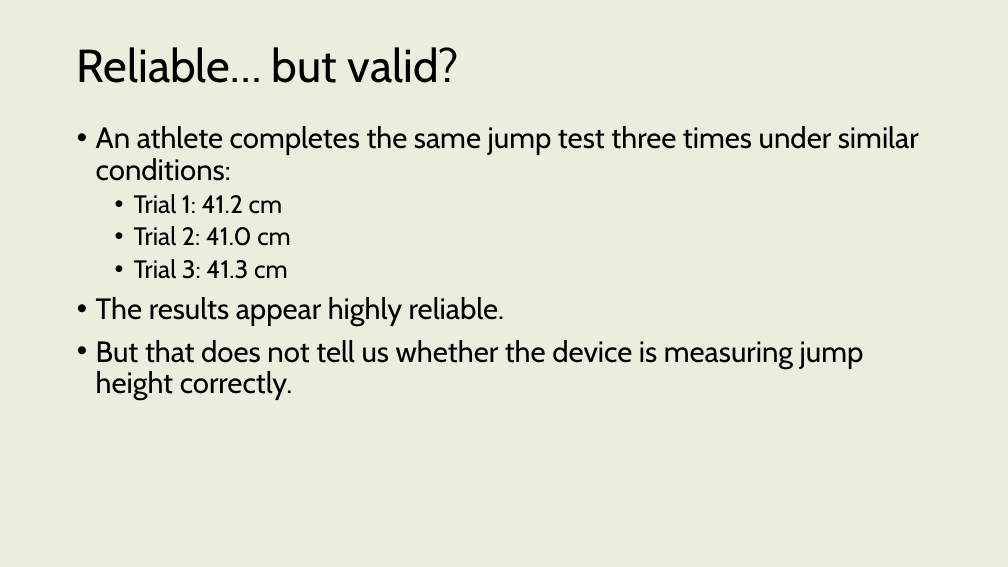
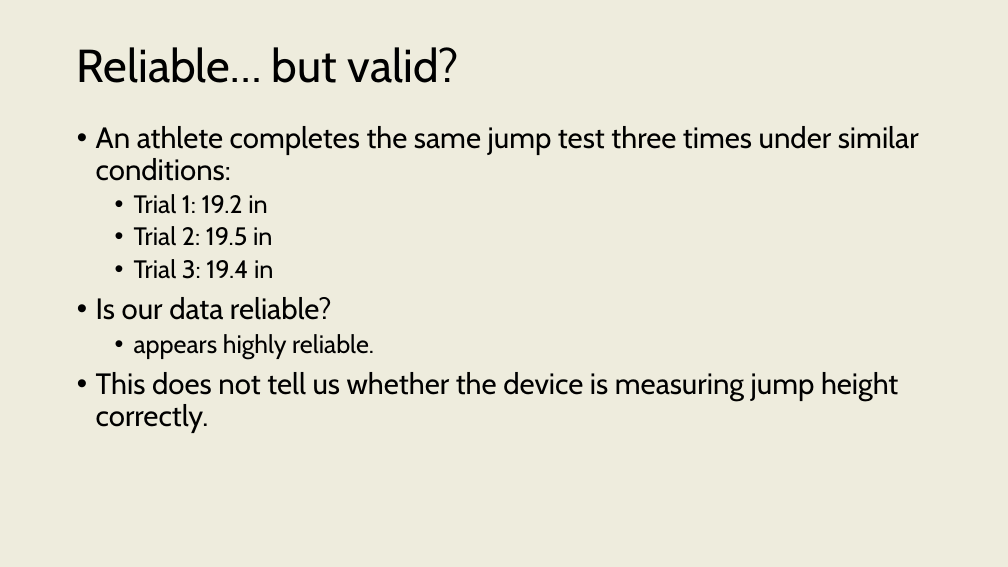
Before and after one commit to onishisaryu/HES-3000-Sports-Data-Analytics, a slide deck: slide 8 of pptx/Lecture5.pptx. Drawn at 1008x567 pixels with LibreOffice and Linux fonts; fonts in the diff are those of the drawing. Boxes give left, top, right and bottom in pixels: in the first picture for what was removed or moved away, otherwise in the second. Text is boxed around its words. In the diff, an @@ line names an element or a change of style, - is before the commit and + after.

```diff
--- a/pptx/Lecture5.pptx
+++ b/pptx/Lecture5.pptx
@@ text at <box>96,194,898,433</box>: text changed @@
-  • Trial 1: 41.2 cm
-  • Trial 2: 41.0 cm
-  • Trial 3: 41.3 cm
-• The results appear highly reliable.
-• But that does not tell us whether the device is measuring jump height correctly.
+  • Trial 1: 19.2 in
+  • Trial 2: 19.5 in
+  • Trial 3: 19.4 in
+• Is our data reliable?
+  • appears highly reliable.
+• This does not tell us whether the device is measuring jump height correctly.
```
Also in this commit, not shown: 13 other slides changed, 1 slide added, 1 slide removed, 2 other files.
